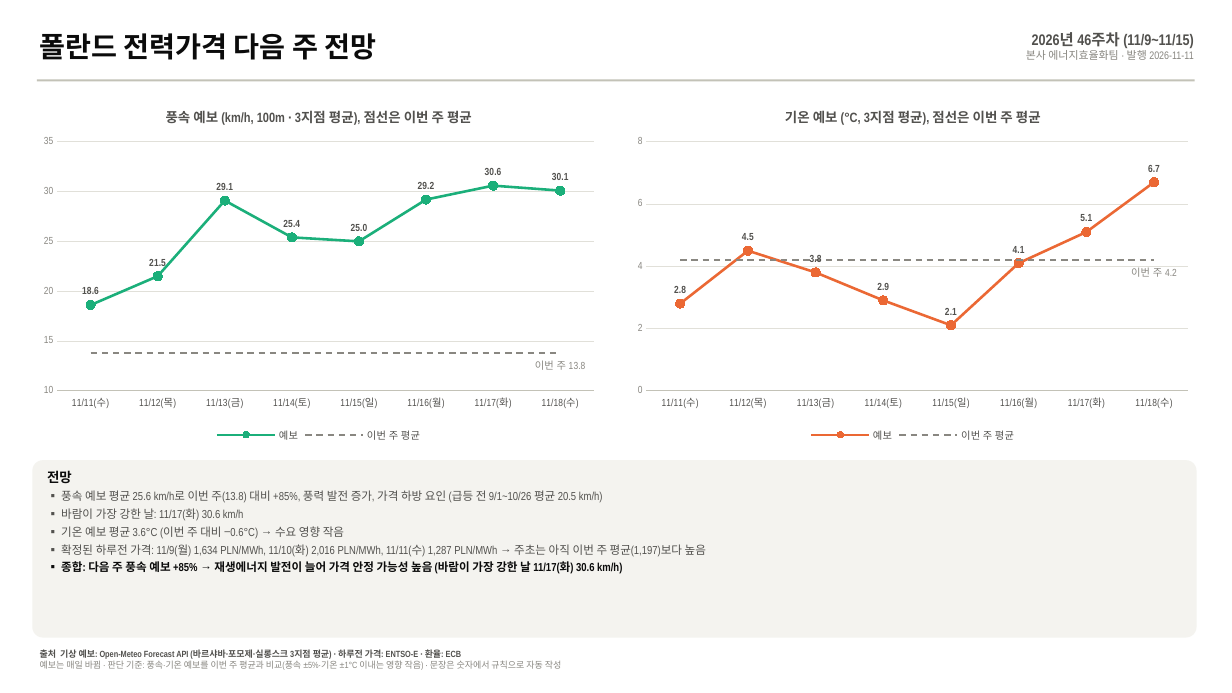
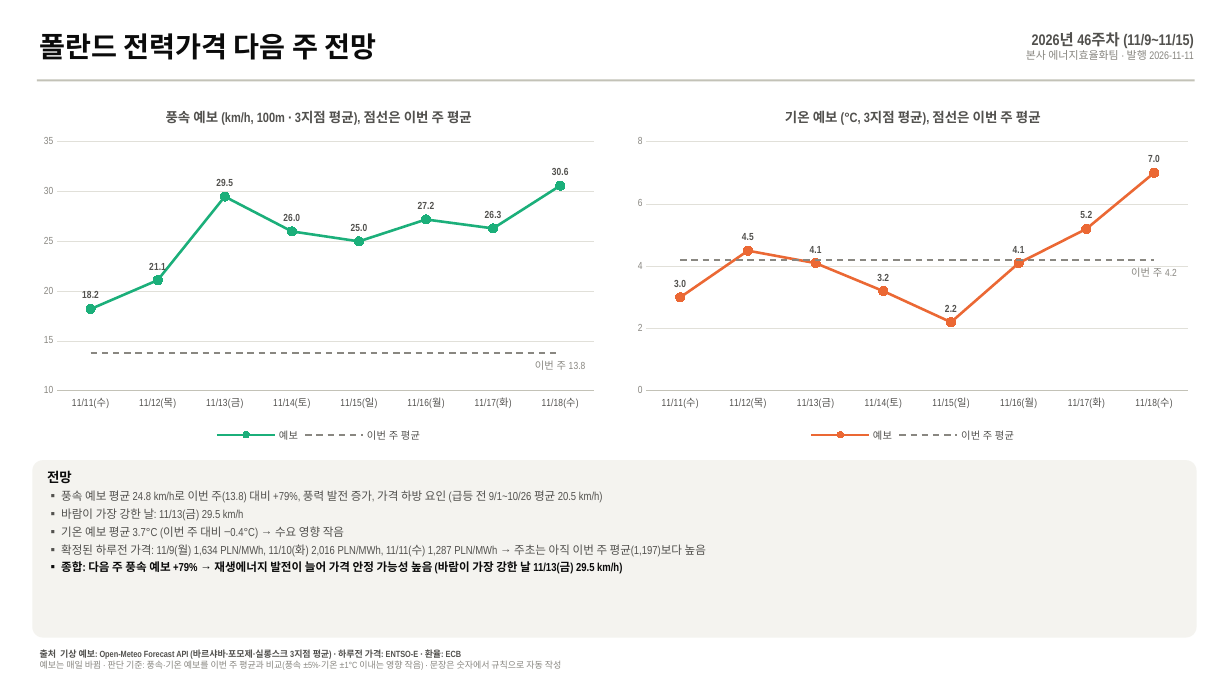
Before and after one commit to bnkim192/entsoe-harvester, a slide deck: slide 5 of weekly/2026-W45/PL_power_commodity_2026-W45.pptx. Drawn at 1232x693 pixels with LibreOffice and Linux fonts; fonts in the diff are those of the drawing. Boxes give left, top, right and bottom in pixels: in the first picture for what was removed or moved away, otherwise in the second. Text is boxed around its words. In the diff, an @@ line names an element or a change of style, - is before the commit and + after.

```diff
--- a/weekly/2026-W45/PL_power_commodity_2026-W45.pptx
+++ b/weekly/2026-W45/PL_power_commodity_2026-W45.pptx
@@ line chart at box(32, 91, 605, 446) @@
-예보: 18.6, 21.5, 29.1, 25.4, 25, 29.2, 30.6, 30.1
+예보: 18.2, 21.1, 29.5, 26, 25, 27.2, 26.3, 30.6
@@ data labels of 예보 added @@
@@ line chart at box(627, 91, 1200, 446) @@
-예보: 2.8, 4.5, 3.8, 2.9, 2.1, 4.1, 5.1, 6.7
+예보: 3, 4.5, 4.1, 3.2, 2.2, 4.1, 5.2, 7
@@ data labels of 예보 added @@
@@ text at box(61, 490, 603, 539): text changed @@
-▪ 풍속 예보 평균 25.6 km/h로 이번 주(13.8) 대비 +85%, 풍력 발전 증가, 가격 하방 요인 (급등 전 9/1~10/26 평균 20.5 km/h)
-▪ 바람이 가장 강한 날: 11/17(화) 30.6 km/h
-▪ 기온 예보 평균 3.6°C (이번 주 대비 −0.6°C) → 수요 영향 작음
+▪ 풍속 예보 평균 24.8 km/h로 이번 주(13.8) 대비 +79%, 풍력 발전 증가, 가격 하방 요인 (급등 전 9/1~10/26 평균 20.5 km/h)
+▪ 바람이 가장 강한 날: 11/13(금) 29.5 km/h
+▪ 기온 예보 평균 3.7°C (이번 주 대비 −0.4°C) → 수요 영향 작음
@@ text at box(61, 561, 622, 574): text changed @@
-▪ 종합: 다음 주 풍속 예보 +85% → 재생에너지 발전이 늘어 가격 안정 가능성 높음 (바람이 가장 강한 날 11/17(화) 30.6 km/h)
+▪ 종합: 다음 주 풍속 예보 +79% → 재생에너지 발전이 늘어 가격 안정 가능성 높음 (바람이 가장 강한 날 11/13(금) 29.5 km/h)
```
Also in this commit, not shown: 3 other slides changed, 13 other files.
